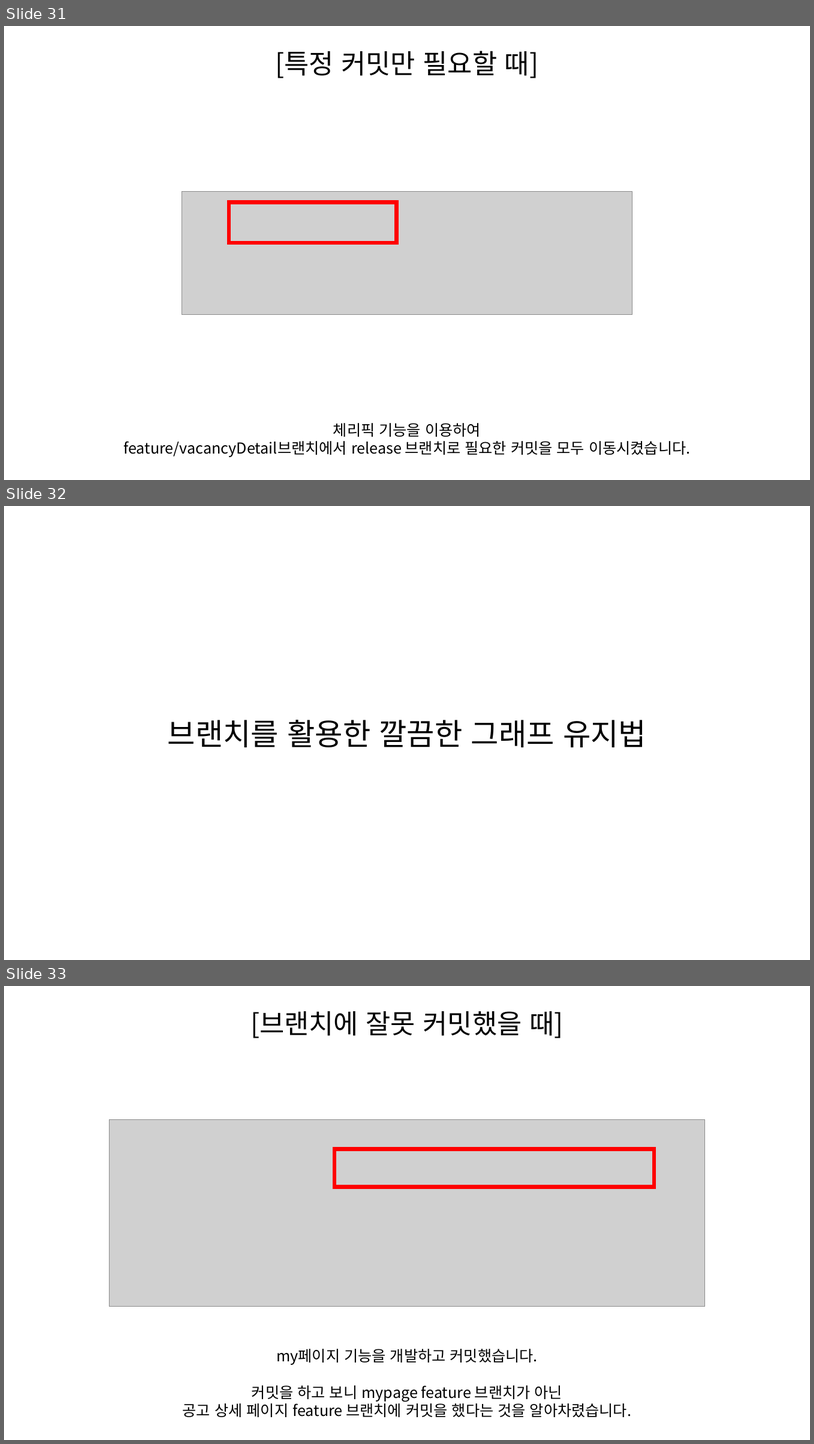
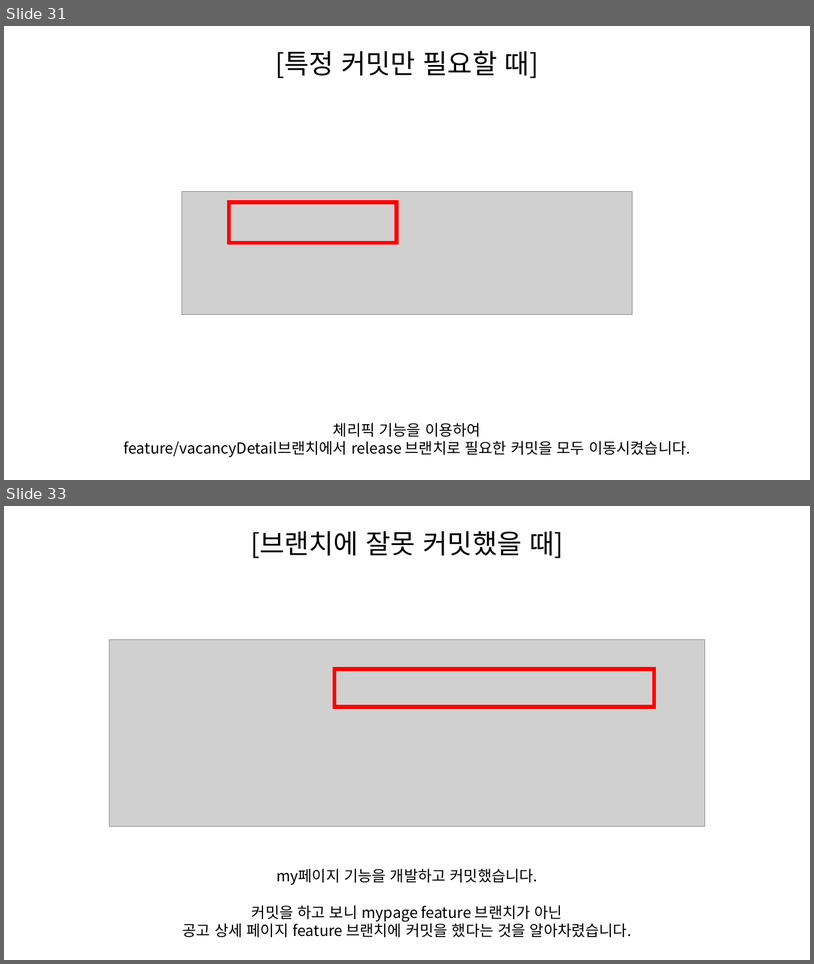
Before and after one commit to SeungHeeNoh/study_well, a slide deck: docs/10. 편리한 기능.pptx. Shown one above the other, each under a label of ours: slides 31, 32 and 33 before the commit, slides 31 and 33 after it; the slides between them are not shown. The pictures are 814x1444 and 814x964 pixels, drawn with LibreOffice and Linux fonts; fonts in the diff are those of the drawing; grey boxes stand for pictures. Boxes give left, top, right and bottom in pixels: in the first picture for what was removed or moved away, otherwise in the second. Text is boxed around its words. In the diff, an @@ line names an element or a change of style, - is before the commit and + after.

```diff
--- a/docs/10. 편리한 기능.pptx
+++ b/docs/10. 편리한 기능.pptx
@@ slide 32 removed at box(4, 506, 810, 960), background #FFFFFF @@
@@ text removed at box(168, 720, 647, 747) @@
-브랜치를 활용한 깔끔한 그래프 유지법
```
Also in this commit, not shown: 9 slides changed, 5 slides added, 3 other slides removed.
